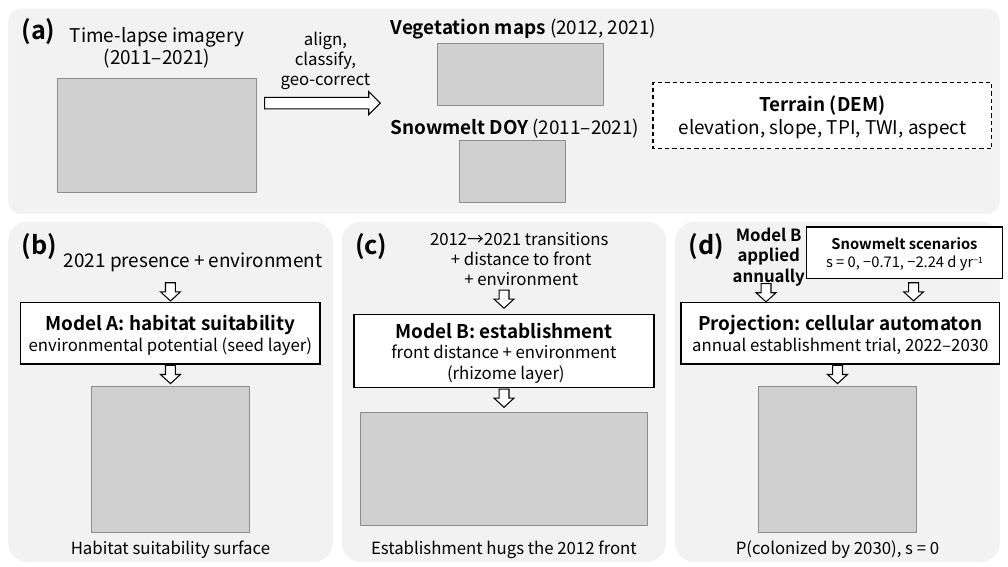
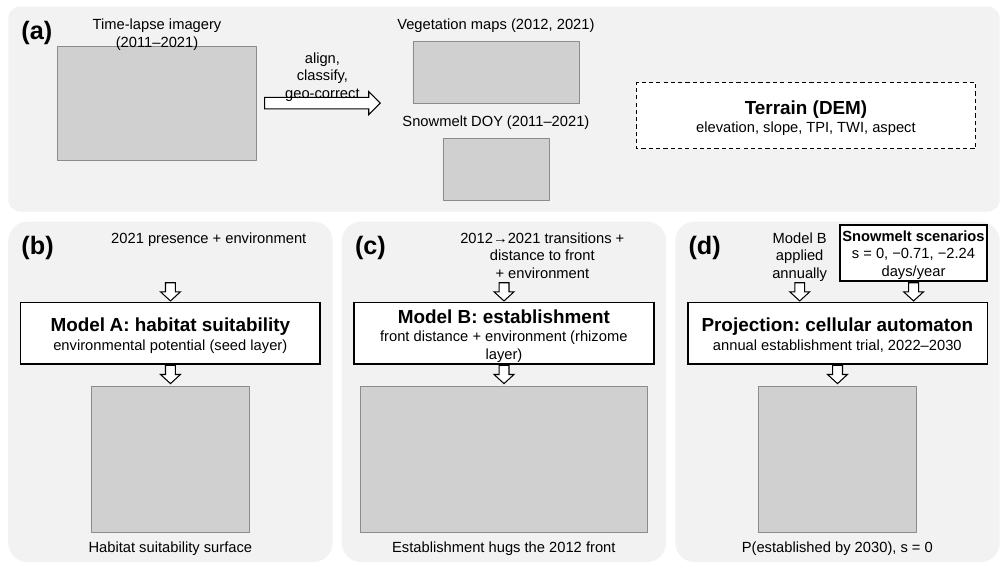
Before and after one commit to 0kam/SasaSDMPaper, a slide deck: slide 1 of paper/files/SasaPaper_Figures_v2.pptx. Drawn at 1008x567 pixels with LibreOffice and Linux fonts; fonts in the diff are those of the drawing; grey boxes stand for pictures. Boxes give left, top, right and bottom in pixels: in the first picture for what was removed or moved away, otherwise in the second. Text is boxed around its words. In the diff, an @@ line names an element or a change of style, - is before the commit and + after.

```diff
--- a/paper/files/SasaPaper_Figures_v2.pptx
+++ b/paper/files/SasaPaper_Figures_v2.pptx
@@ text "Time-lapse imagery": place and size @@
-text "Time-lapse imagery" at bbox=[70, 27, 244, 68]
+text "Time-lapse imagery" at bbox=[93, 18, 221, 50]
@@ text "Time-lapse imagery" at bbox=[93, 18, 221, 50]: size 18 to 14 pt, font Noto Sans CJK JP to Arial @@
@@ text "Vegetation maps (2012, 2021)" at bbox=[397, 18, 595, 32]: size 18 to 14 pt, font Noto Sans CJK JP to Arial; bold off in "Vegetation maps" @@
@@ picture: place and size @@
-picture at bbox=[58, 78, 256, 192]
+picture at bbox=[58, 46, 256, 160]
@@ text "align,": place and size @@
-text "align," at bbox=[281, 31, 371, 89]
+text "align," at bbox=[285, 52, 359, 101]
@@ picture: place and size @@
-picture at bbox=[437, 43, 603, 105]
+picture at bbox=[413, 42, 579, 104]
@@ rectangle "Terrain (DEM)": place and size @@
-rectangle "Terrain (DEM)" at bbox=[653, 82, 992, 148]
+rectangle "Terrain (DEM)" at bbox=[637, 82, 975, 148]
@@ rectangle "Terrain (DEM)" at bbox=[637, 82, 975, 148]: font Noto Sans CJK JP to Arial; size 18 to 14 pt in "elevation, slope, TPI, TWI, aspect" @@
@@ text "Snowmelt DOY (2011–2021)": place and size @@
-text "Snowmelt DOY (2011–2021)" at bbox=[391, 118, 640, 138]
+text "Snowmelt DOY (2011–2021)" at bbox=[402, 115, 589, 129]
@@ text "Snowmelt DOY (2011–2021)" at bbox=[402, 115, 589, 129]: size 18 to 14 pt, font Noto Sans CJK JP to Arial; bold off in "Snowmelt DOY" @@
@@ picture: place and size @@
-picture at bbox=[460, 141, 566, 203]
+picture at bbox=[443, 138, 550, 200]
@@ text "2021 presence + environment" at bbox=[111, 232, 306, 246]: size 18 to 14 pt, font Noto Sans CJK JP to Arial @@
@@ text "2021 presence + environment": place and size @@
-text "2021 presence + environment" at bbox=[64, 252, 323, 272]
+text "2021 presence + environment" at bbox=[111, 232, 306, 246]
@@ size 16 to 14 pt, font Noto Sans CJK JP to Arial in 4 elements at bbox=[89, 541, 252, 555], bbox=[392, 541, 615, 555], bbox=[285, 52, 359, 101], bbox=[460, 232, 612, 278] @@
@@ text "2012→2021 transitions + distance to ...": place and size @@
-text "2012→2021 transitions + distance to ..." at bbox=[430, 232, 609, 290]
+text "2012→2021 transitions + distance to ..." at bbox=[460, 232, 612, 278]
@@ font Noto Sans CJK JP to Arial in 4 elements at bbox=[21, 20, 52, 45], bbox=[21, 235, 53, 260], bbox=[355, 235, 386, 260], bbox=[689, 235, 721, 260] @@
@@ text "Model B applied annually": place and size @@
-text "Model B applied annually" at bbox=[733, 227, 805, 287]
+text "Model B applied annually" at bbox=[772, 232, 827, 281]
@@ text "Model B applied annually" at bbox=[772, 232, 827, 281]: size 16 to 14 pt, font Noto Sans CJK JP to Arial, bold off @@
@@ rectangle "Snowmelt scenarios": place and size @@
-rectangle "Snowmelt scenarios" at bbox=[807, 228, 1003, 279]
+rectangle "Snowmelt scenarios" at bbox=[840, 225, 988, 281]
@@ text in rectangle at bbox=[842, 230, 985, 241]: font Noto Sans CJK JP to Arial in "Snowmelt scenarios" @@
@@ text in rectangle at bbox=[852, 247, 975, 279]: text changed; font Noto Sans CJK JP to Arial @@
-s = 0, −0.71, −2.24 d yr−1
+s = 0, −0.71, −2.24 days/year
@@ right arrow: place and size @@
-right arrow at bbox=[495, 290, 514, 309]
+right arrow at bbox=[495, 283, 514, 301]
@@ right arrow: place and size @@
-right arrow at bbox=[756, 284, 776, 302]
+right arrow at bbox=[790, 283, 810, 301]
@@ rectangle "Model A: habitat suitability" at bbox=[20, 302, 320, 364]: font Noto Sans CJK JP to Arial; size 16 to 14 pt in "environmental potential (seed layer)" @@
@@ rectangle "Model B: establishment": place and size @@
-rectangle "Model B: establishment" at bbox=[355, 315, 654, 387]
+rectangle "Model B: establishment" at bbox=[355, 302, 654, 364]
@@ rectangle "Model B: establishment" at bbox=[355, 302, 654, 364]: font Noto Sans CJK JP to Arial; size 16 to 14 pt in "front distance + environment (rhizome layer)" @@
@@ rectangle "Projection: cellular automaton": place and size @@
-rectangle "Projection: cellular automaton" at bbox=[681, 302, 1000, 364]
+rectangle "Projection: cellular automaton" at bbox=[688, 302, 988, 364]
@@ rectangle "Projection: cellular automaton" at bbox=[688, 302, 988, 364]: font Noto Sans CJK JP to Arial; size 16 to 14 pt in "annual establishment trial, 2022–2030" @@
@@ picture: place and size @@
-picture at bbox=[361, 413, 647, 526]
+picture at bbox=[361, 386, 647, 533]
@@ right arrow: place and size @@
-right arrow at bbox=[495, 389, 514, 408]
+right arrow at bbox=[495, 365, 514, 383]
@@ text at bbox=[742, 541, 933, 555]: text changed; size 16 to 14 pt; font Noto Sans CJK JP to Arial @@
-P(colonized by 2030), s = 0
+P(established by 2030), s = 0
```
Also in this commit, not shown: 6 other files.
